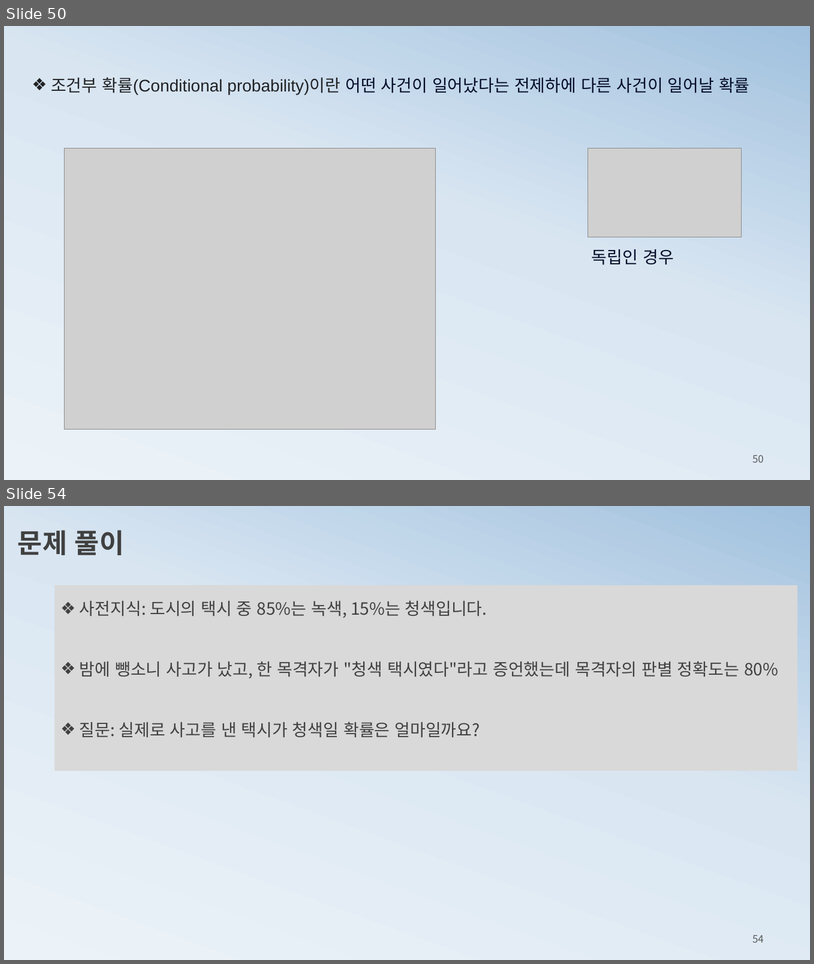
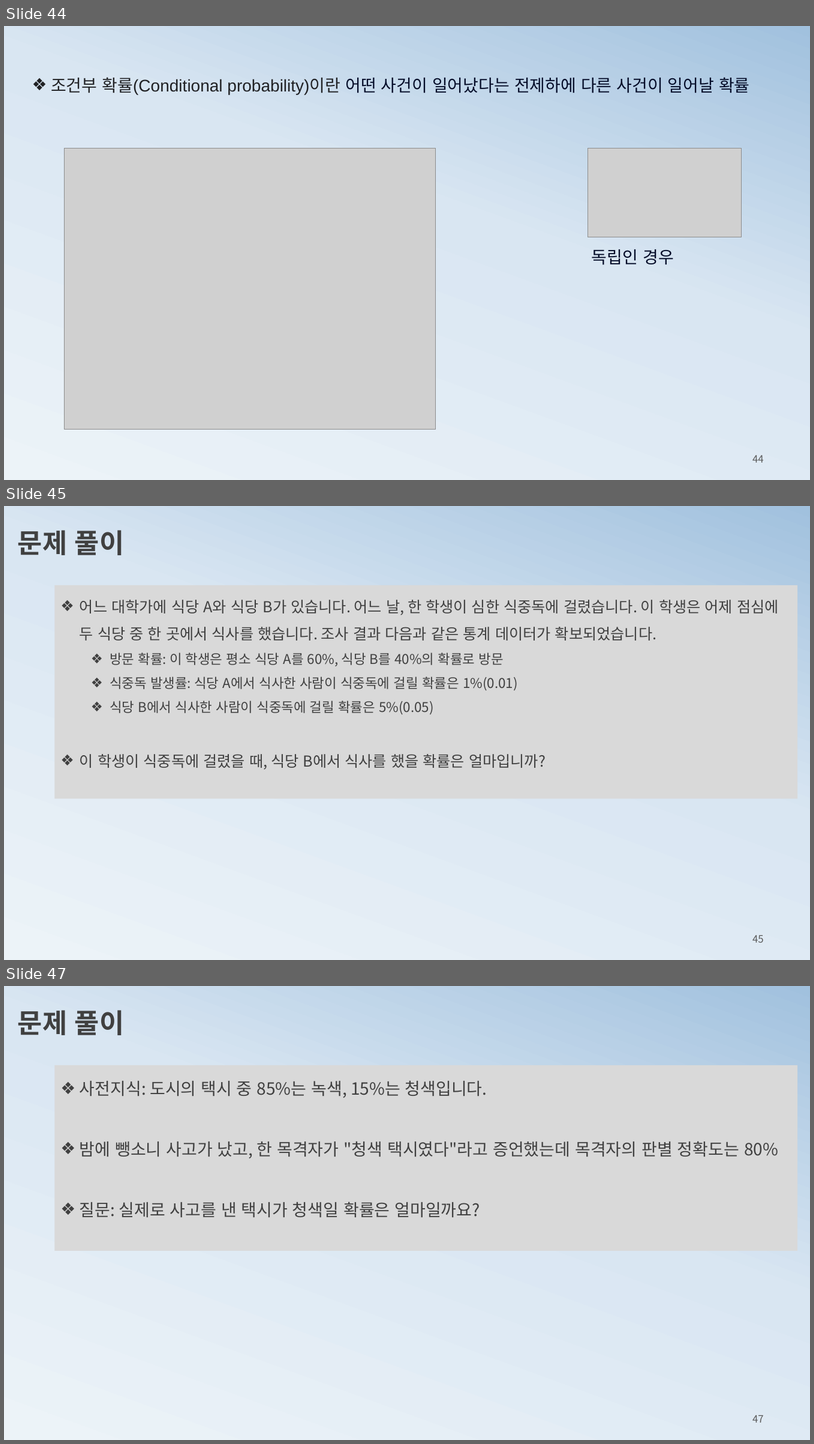
Before and after one commit to ancestor9/mathematics-for-machine-learning, a slide deck: 3_probability theory for machine learning.pptx. Shown one above the other, each under a label of ours: slides 50 and 54 before the commit, slides 44, 45 and 47 after it; the slides between them are not shown. The pictures are 814x964 and 814x1444 pixels, drawn with LibreOffice and Linux fonts; fonts in the diff are those of the drawing; grey boxes stand for pictures. Boxes give left, top, right and bottom in pixels: in the first picture for what was removed or moved away, otherwise in the second. Text is boxed around its words. In the diff, an @@ line names an element or a change of style, - is before the commit and + after.

```diff
--- a/3_probability theory for machine learning.pptx
+++ b/3_probability theory for machine learning.pptx
@@ slide 45 added at <box>4,506,810,960</box>, background gradient #ECF3F8 to #D9E6F2 to #A1C1DE @@
@@ text added at <box>18,530,124,555</box>, 32 pt, text #404040, bold @@
+문제 풀이
@@ rectangle added at <box>55,585,798,799</box>, fill #D9D9D9, 18 pt, text #404040 @@
+❖ 어느 대학가에 식당 A와 식당 B가 있습니다. 어느 날, 한 학생이 심한 식중독에 걸렸습니다. 이 학생은 어제 점심에 두 식당 중 한 곳에서 식사를 했습니다. 조사 결과 다음과 같은 통계 데이터가 확보되었습니다.
+  ❖ 방문 확률: 이 학생은 평소 식당 A를 60%, 식당 B를 40%의 확률로 방문
+  ❖ 식중독 발생률: 식당 A에서 식사한 사람이 식중독에 걸릴 확률은 1%(0.01)
+  ❖ 식당 B에서 식사한 사람이 식중독에 걸릴 확률은 5%(0.05)
+❖ 이 학생이 식중독에 걸렸을 때, 식당 B에서 식사를 했을 확률은 얼마입니까?
@@ page number added at <box>753,934,764,942</box>, 12 pt, text #595959 @@
+45
@@ what was slide 50 is now slide 44 @@
@@ page number at <box>753,454,764,462</box>: text changed @@
-50
+44
@@ what was slide 54 is now slide 47 @@
@@ page number at <box>753,1414,764,1422</box>: text changed @@
-54
+47
```
Also in this commit, not shown: 4 slides changed, 8 slides removed, 1 other file.
